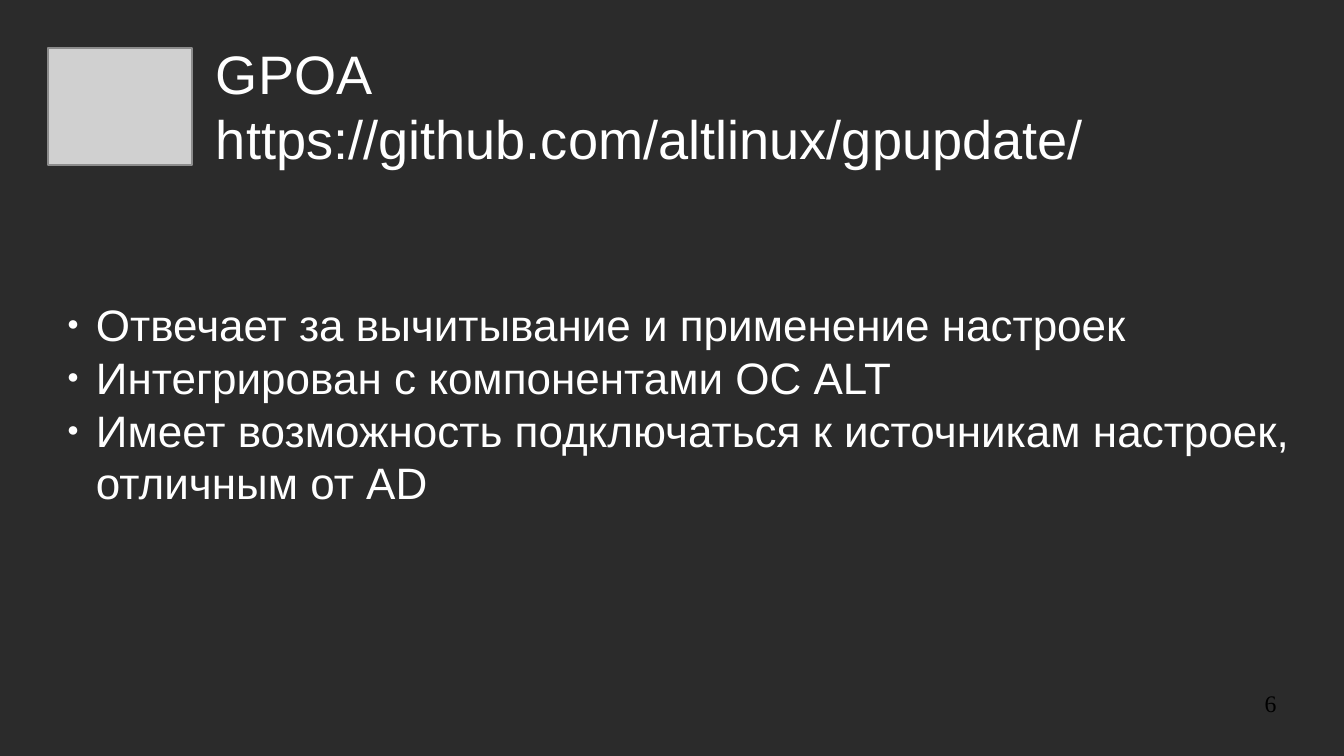
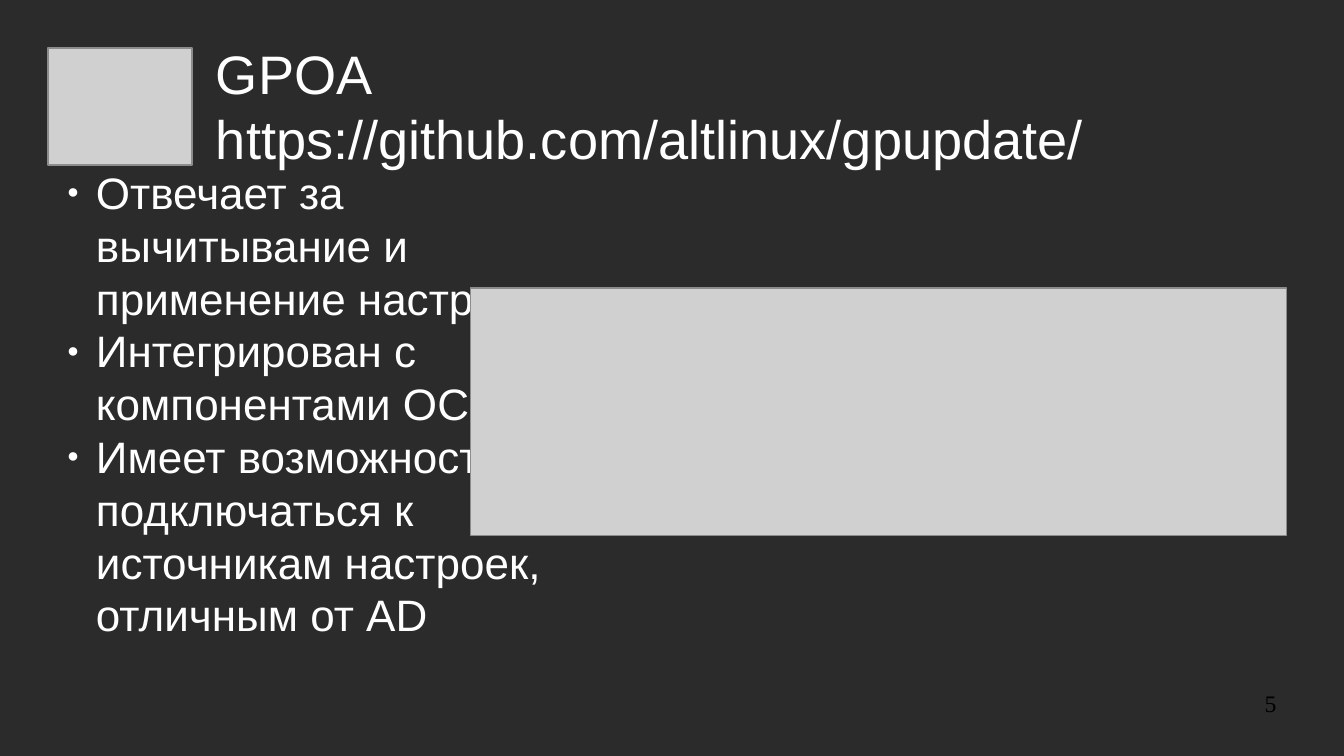
Before and after one commit to NIR-Ginko/presentations, a slide deck: slide 5 of 2020-11-05 Group Policies in ALT/abstract.odp (slide 6 before the commit). Drawn at 1344x756 pixels with LibreOffice and Linux fonts; fonts in the diff are those of the drawing; grey boxes stand for pictures; background and template pictures are left out; a plain dark background stands for a picture behind light text. Boxes give left, top, right and bottom in pixels: in the first picture for what was removed or moved away, otherwise in the second. Text is boxed around its words. In the diff, an @@ line names an element or a change of style, - is before the commit and + after.

```diff
--- a/2020-11-05 Group Policies in ALT/abstract.odp
+++ b/2020-11-05 Group Policies in ALT/abstract.odp
@@ subtitle "Отвечает за вычитывание и применение ..." rewrapped from <box>96,310,1289,500</box> to <box>96,178,542,632</box> @@
@@ picture added at <box>471,288,1287,535</box> @@
@@ page number at <box>1265,697,1277,712</box>: text changed @@
-6
+5
```
Also in this commit, not shown: 1 other slide changed, 1 slide removed, 4 other files.
